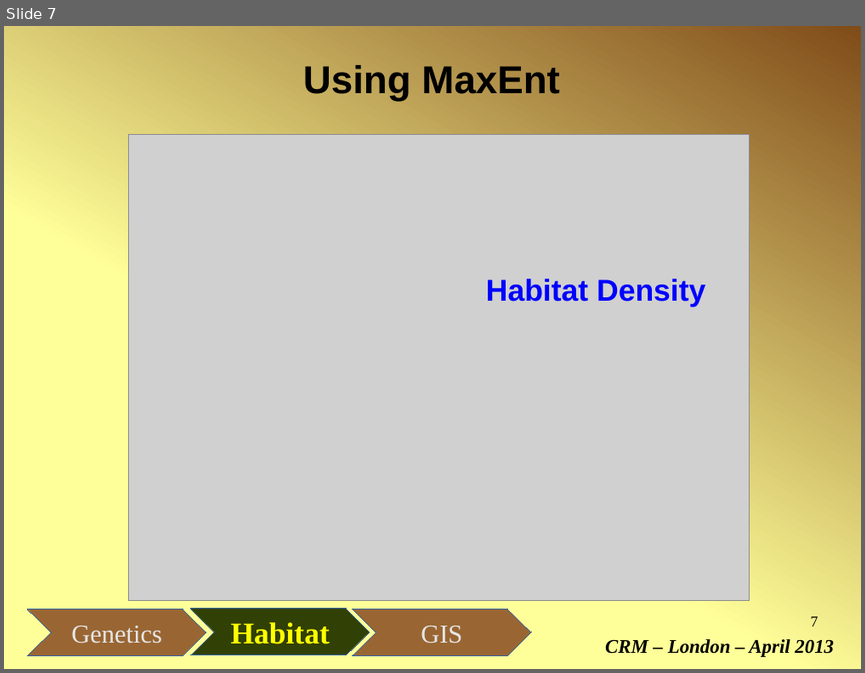
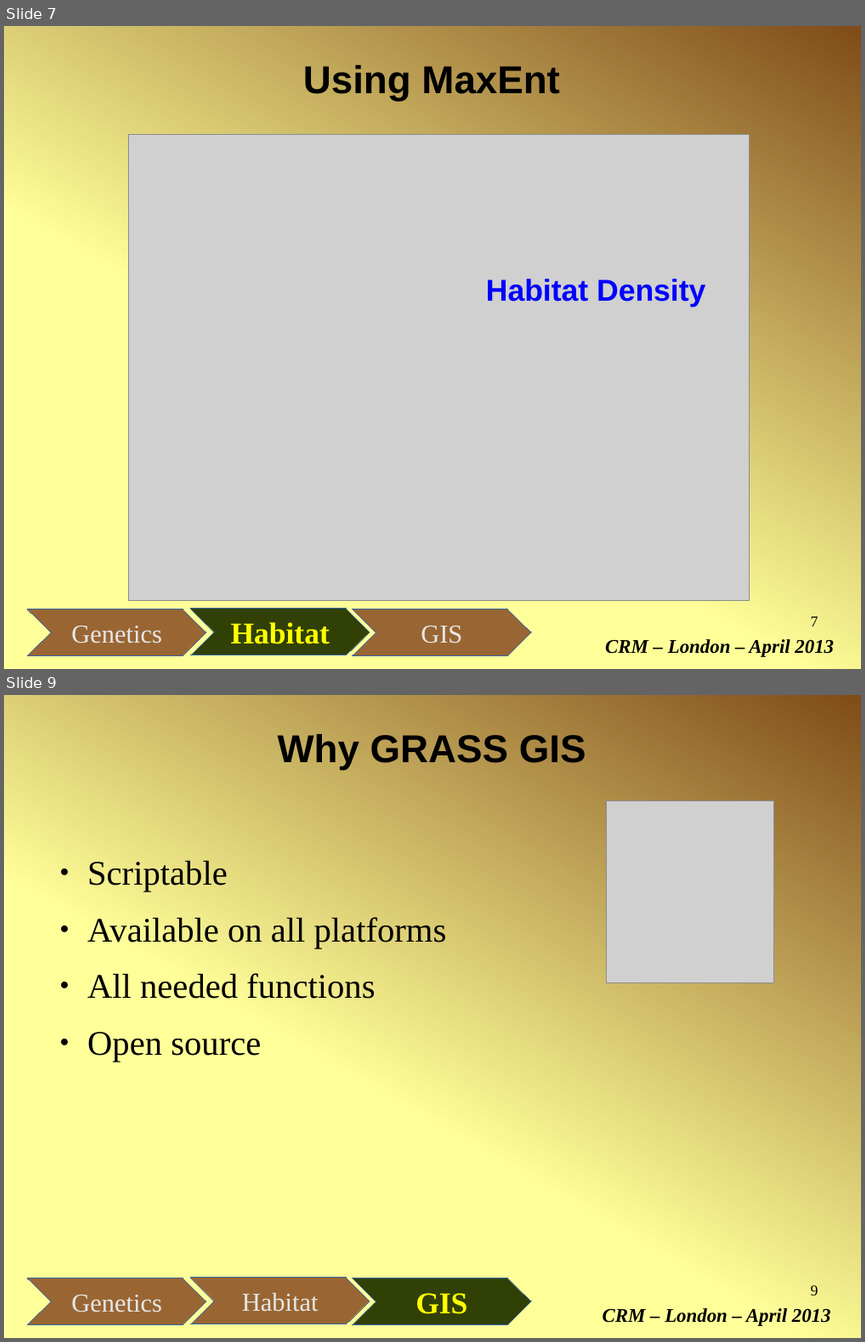
Before and after one commit to micha-silver/popgen-gis, a slide deck: popgen-GIS_Fresia_Silver.odp. Shown one above the other, each under a label of ours: slide 7 before the commit, slides 7 and 9 after it; the slides between them are not shown. The pictures are 865x673 and 865x1342 pixels, drawn with LibreOffice and Linux fonts; fonts in the diff are those of the drawing; grey boxes stand for pictures. Boxes give left, top, right and bottom in pixels: in the first picture for what was removed or moved away, otherwise in the second. Text is boxed around its words. In the diff, an @@ line names an element or a change of style, - is before the commit and + after.

```diff
--- a/popgen-GIS_Fresia_Silver.odp
+++ b/popgen-GIS_Fresia_Silver.odp
@@ slide 9 added at box(4, 695, 861, 1338), background gradient #FFFF99 to #804C19; not listed: 3 template elements that a slide beside it also shows @@
@@ title added at box(278, 734, 586, 770), 36 pt, text #000000, bold @@
+Why GRASS GIS
@@ picture added at box(606, 801, 774, 982) @@
@@ text added at box(87, 860, 447, 1062), 32 pt, text #000000 @@
+● Scriptable
+● Available on all platforms
+● All needed functions
+● Open source
@@ freeform shape added at box(191, 1277, 370, 1324), fill #996633, outline #3465A4 0 pt, 24 pt, text #E6E6E6 @@
+Habitat
@@ freeform shape added at box(352, 1278, 531, 1325), fill #314004, outline #3465A4 0 pt, 28 pt, text #FFFF00, bold @@
+GIS
@@ text added at box(602, 1308, 831, 1326), 18 pt, text #000000, bold, italic @@
+CRM – London – April 2013
```
Also in this commit, not shown: 1 slide changed, 1 other slide added.
